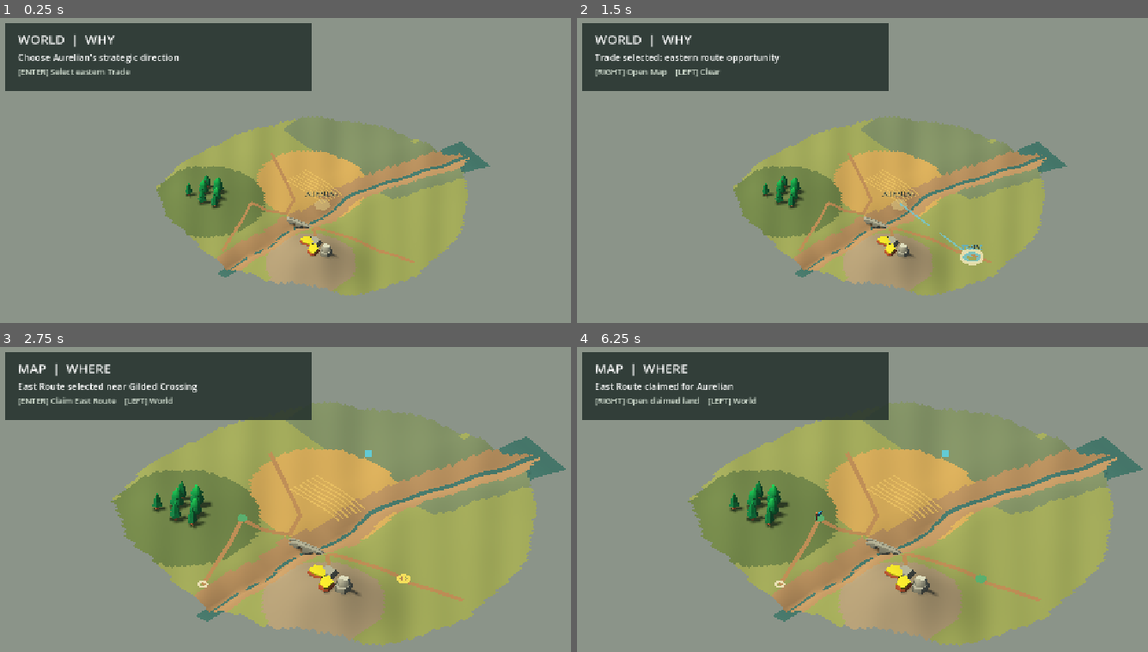
Above: before the commit, frames 1-4 (two rows, left to right).
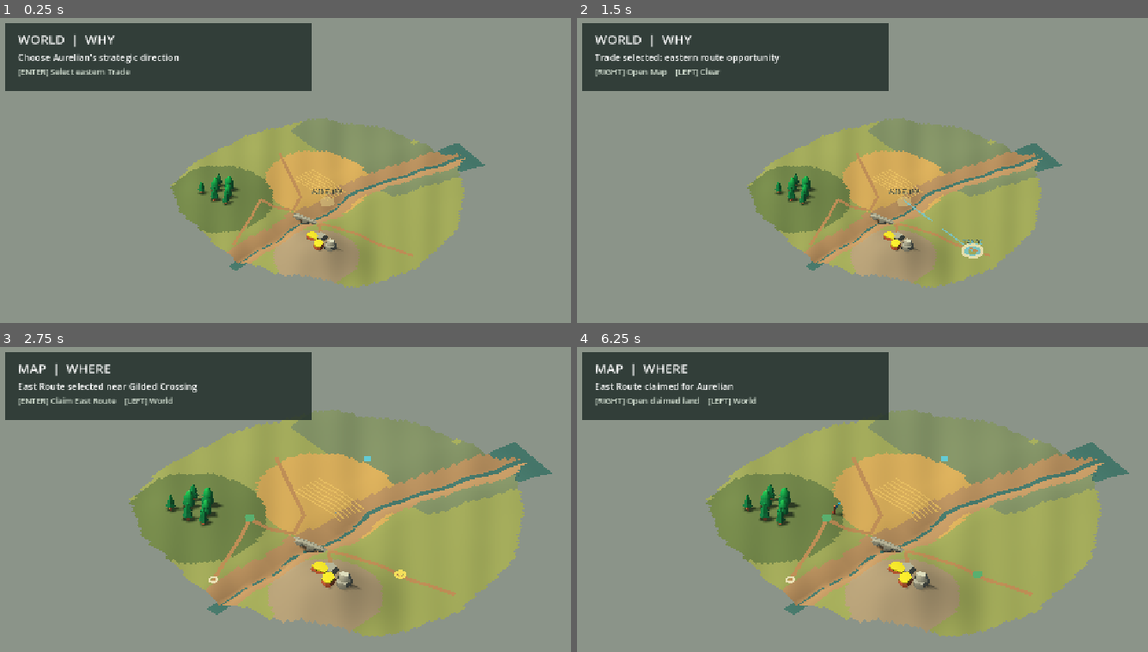
Above: after the commit, the same moments.

Repository: tomat60/pixel-nations
Game: Godot game, scene res://scenes/aurelian/playable_aurelian_entry_v1.tscn
Same seed, same stepped clock (60 frames per second), same inputs: the game is played once before the commit and once after it.
Inputs (mouse positions are in pixels of both pictures, inside the frame that each line leads up to):
- Up to frame 1 (0.25 s): no input
- Up to frame 2 (1.5 s): tap Enter (ui_accept) at 0.5, 0.77, 1.25 s; move the mouse to (1062, 182) at 0.52 s; hold Right (ui_right) 0.53-1.28 s; click (1062, 182) at 0.67 s; move the mouse to (771, 219) at 1.27 s; hold Left (ui_left) from 1.28 s (still down)
- Up to frame 3 (2.75 s): tap Enter (ui_accept) at 1.52, 2 s; move the mouse to (399, 444) at 2.02 s; release Left (ui_left) at 2.03 s; hold Right (ui_right) from 2.03 s (still down)
- Up to frame 4 (6.25 s): tap Enter (ui_accept) at 2.75, 3.02, 3.5, 3.77, 4.25, 4.52, 6.02 s; move the mouse to (873, 606) at 2.77 s; click (873, 606) at 2.92 s; move the mouse to (1113, 587) at 3.52 s; release Right (ui_right) at 3.53 s; hold Left (ui_left) 3.53-5.78 s; move the mouse to (702, 472) at 4.27 s; move the mouse to (942, 530) at 5.02 s; click (942, 530) at 5.17 s; move the mouse to (805, 432) at 5.77 s; hold Right (ui_right) from 5.78 s (still down)

The runs differ from the first frame. In frame 1, 6.3% of the frame differs, in the area x 27-86%, y 32-91%; in frame 2, 6.6%; in frame 3, 11%; in frame 4, 11%, in the area x 19-100%, y 17-99%.

Commit message:
Implement Aurelian Visible Expansion v1 (#484)
AURELIAN_VISIBLE_EXPANSION_V1_PASS

Diff:
--- /dev/null
+++ b/game/scenes/aurelian/aurelian_visible_expansion_v1_manifest.json
@@ -0,0 +1,43 @@
+{
+  "contract": "AURELIAN_VISIBLE_EXPANSION_V1",
+  "authority_issue": 482,
+  "accepted_product_baseline": "33394c20457ffa66a6cd72479001ef0c89d8dbd2",
+  "shared_geography": "aurelian_authored_terrain_v1.glb",
+  "asset_policy": "reuse repository-pinned KayKit instances only",
+  "visible_outcome": {
+    "claimed_nodes": 1,
+    "founded_nodes": 10,
+    "developed_nodes": 13,
+    "settlement_anchors": [
+      "village_green",
+      "crossing_road_edge",
+      "fields_work_edge",
+      "forest_edge",
+      "gilded_crossing"
+    ],
+    "views": ["village", "map", "world"]
+  },
+  "regressions": {
+    "first_land_claim": true,
+    "first_settlement_founding": true,
+    "session_persistence_v2": true,
+    "shared_topology": true
+  },
+  "evidence": [
+    "village-claimed-1440x900.png",
+    "village-founded-1440x900.png",
+    "map-east-route-claimed-1440x900.png",
+    "world-trade-selected-1440x900.png",
+    "playable-entry-sequence.avi"
+  ],
+  "forbidden": [
+    "new geography",
+    "new GLB",
+    "new asset family",
+    "economy",
+    "workers",
+    "timers",
+    "city nation empire mechanics",
+    "P12"
+  ]
+}
--- a/game/scenes/aurelian/production_village_v1.gd
+++ b/game/scenes/aurelian/production_village_v1.gd
@@ -8,9 +8,9 @@
 const STILL_SIZE := Vector2i(1440, 900)
 const VILLAGE_STATES := ["claimed", "founded", "developed"]
 const CAMERA_CONTRACT := {
-	"village": {"center": Vector2(390, 320), "size": 7.2},
-	"map": {"center": Vector2(500, 435), "size": 16.2},
-	"world": {"center": Vector2(500, 500), "size": 22.0},
+	"village": {"center": Vector2(372, 326), "size": 9.4},
+	"map": {"center": Vector2(500, 430), "size": 17.4},
+	"world": {"center": Vector2(500, 480), "size": 23.4},
 	"bridge": {"center": Vector2(515, 340), "size": 4.8},
 }
 
@@ -133,6 +133,7 @@
 		clone.name = derived_name
 		var multiplier := float(spec.get("scale", 1.0))
 		clone.scale = source.scale * Vector3(multiplier, multiplier, multiplier)
+		clone.rotation_degrees.y += float(spec.get("rotation_y_degrees", 0.0))
 		source.get_parent().add_child(clone)
 	return true
 
--- a/game/scenes/aurelian/production_village_v1_state_manifest.json
+++ b/game/scenes/aurelian/production_village_v1_state_manifest.json
@@ -8,20 +8,59 @@
     "Greenvale_church",
     "Greenvale_cottage_west",
     "Greenvale_cottage_south",
-    "Greenvale_workshop_north"
+    "Greenvale_workshop_north",
+    "Greenvale_cottage_east",
+    "Greenvale_cottage_lane",
+    "Greenvale_storehouse_fields",
+    "Greenvale_workshop_crossing",
+    "Greenvale_shrine_green",
+    "Greenvale_gatehouse_road"
   ],
   "derived_nodes": {
     "Greenvale_cottage_west": {
       "source": "Greenvale_blacksmith",
-      "scale": 0.68
+      "scale": 0.50,
+      "rotation_y_degrees": -18
     },
     "Greenvale_cottage_south": {
       "source": "Greenvale_barracks",
-      "scale": 0.62
+      "scale": 0.50,
+      "rotation_y_degrees": 14
     },
     "Greenvale_workshop_north": {
       "source": "Greenvale_blacksmith",
-      "scale": 0.60
+      "scale": 0.50,
+      "rotation_y_degrees": 22
+    },
+    "Greenvale_cottage_east": {
+      "source": "Greenvale_barracks",
+      "scale": 0.46,
+      "rotation_y_degrees": -24
+    },
+    "Greenvale_cottage_lane": {
+      "source": "Greenvale_blacksmith",
+      "scale": 0.43,
+      "rotation_y_degrees": 34
+    },
+    "Greenvale_storehouse_fields": {
+      "source": "Greenvale_barracks",
+      "scale": 0.50,
+      "rotation_y_degrees": 8
+    },
+    "Greenvale_workshop_crossing": {
+      "source": "Greenvale_blacksmith",
+      "scale": 0.46,
+      "rotation_y_degrees": -32
+    },
+    "Greenvale_shrine_green": {
+      "source": "Greenvale_church",
+      "scale": 0.42,
+      "rotation_y_degrees": 18
+    },
+    "Greenvale_gatehouse_road": {
+      "source": "Greenvale_barracks",
+      "scale": 0.44,
+      "rotation_y_degrees": -8
     }
   },
   "states": {
@@ -30,8 +69,19 @@
       "meaning": "claimed land with a single territorial marker"
     },
     "founded": {
-      "visible": ["Greenvale_flag", "Greenvale_blacksmith", "Greenvale_barracks", "Greenvale_cottage_west"],
-      "meaning": "first functioning settlement around the road to Gilded Crossing"
+      "visible": [
+        "Greenvale_flag",
+        "Greenvale_blacksmith",
+        "Greenvale_barracks",
+        "Greenvale_cottage_west",
+        "Greenvale_cottage_east",
+        "Greenvale_cottage_lane",
+        "Greenvale_storehouse_fields",
+        "Greenvale_workshop_crossing",
+        "Greenvale_shrine_green",
+        "Greenvale_gatehouse_road"
+      ],
+      "meaning": "a legible founded Greenvale organized around the crossing road, village green and fields edge"
     },
     "developed": {
       "visible": [
@@ -41,23 +91,44 @@
         "Greenvale_church",
         "Greenvale_cottage_west",
         "Greenvale_cottage_south",
-        "Greenvale_workshop_north"
+        "Greenvale_workshop_north",
+        "Greenvale_cottage_east",
+        "Greenvale_cottage_lane",
+        "Greenvale_storehouse_fields",
+        "Greenvale_workshop_crossing",
+        "Greenvale_shrine_green",
+        "Greenvale_gatehouse_road"
       ],
-      "meaning": "established village with a clear civic hierarchy and secondary buildings"
+      "meaning": "established village with a clear civic hierarchy, road edge and secondary work buildings"
     }
   },
   "layout_topology": {
-    "Greenvale_blacksmith": [310, 307],
-    "Greenvale_barracks": [392, 304],
+    "Greenvale_blacksmith": [300, 300],
+    "Greenvale_barracks": [395, 290],
     "Greenvale_church": [344, 236],
-    "Greenvale_flag": [354, 276],
-    "Greenvale_cottage_west": [292, 265],
-    "Greenvale_cottage_south": [370, 350],
-    "Greenvale_workshop_north": [405, 250]
+    "Greenvale_flag": [350, 315],
+    "Greenvale_cottage_west": [260, 260],
+    "Greenvale_cottage_south": [370, 365],
+    "Greenvale_workshop_north": [390, 235],
+    "Greenvale_cottage_east": [435, 250],
+    "Greenvale_cottage_lane": [285, 360],
+    "Greenvale_storehouse_fields": [390, 410],
+    "Greenvale_workshop_crossing": [455, 340],
+    "Greenvale_shrine_green": [340, 370],
+    "Greenvale_gatehouse_road": [475, 300]
+  },
+  "composition_anchors": {
+    "village_green": [350, 330],
+    "crossing_road_edge": [475, 320],
+    "fields_work_edge": [390, 410],
+    "forest_edge": [245, 205],
+    "gilded_crossing": [515, 340]
   },
   "presentation_adjustments": {
     "NorthRidge_hill_a": 0.38,
     "NorthRidge_hill_b": 0.38,
+    "Greenvale_blacksmith": 0.86,
+    "Greenvale_barracks": 0.86,
     "Bridge_GildedCrossing": 1.10
   }
 }
--- /dev/null
+++ b/game/tests/aurelian_visible_expansion_v1_test.gd
@@ -0,0 +1,55 @@
+extends SceneTree
+
+const MANIFEST_PATH := "res://scenes/aurelian/aurelian_visible_expansion_v1_manifest.json"
+const VILLAGE_PATH := "res://scenes/aurelian/production_village_v1_state_manifest.json"
+
+var failures: Array[String] = []
+
+func _init() -> void:
+	var manifest := _read_json(MANIFEST_PATH)
+	var village := _read_json(VILLAGE_PATH)
+	_check(String(manifest.get("contract", "")) == "AURELIAN_VISIBLE_EXPANSION_V1", "contract")
+	_check(int(manifest.get("authority_issue", 0)) == 482, "authority")
+	_check(String(manifest.get("shared_geography", "")) == "aurelian_authored_terrain_v1.glb", "shared_geography")
+	_check(String(manifest.get("asset_policy", "")).contains("repository-pinned"), "asset_reuse")
+	var outcome: Dictionary = manifest.get("visible_outcome", {})
+	_check(int(outcome.get("claimed_nodes", 0)) == 1, "claimed_nodes")
+	_check(int(outcome.get("founded_nodes", 0)) >= 10, "founded_density")
+	_check(int(outcome.get("developed_nodes", 0)) >= int(outcome.get("founded_nodes", 0)), "developed_superset")
+	_check((outcome.get("views", []) as Array) == ["village", "map", "world"], "view_roles")
+	var regressions: Dictionary = manifest.get("regressions", {})
+	for key in ["first_land_claim", "first_settlement_founding", "session_persistence_v2", "shared_topology"]:
+		_check(bool(regressions.get(key, false)), "regression_%s" % key)
+	var evidence: Array = manifest.get("evidence", [])
+	_check(evidence.size() == 5, "evidence_count")
+	var states: Dictionary = village.get("states", {})
+	_check(((states.get("founded", {}) as Dictionary).get("visible", []) as Array).size() == int(outcome.get("founded_nodes", 0)), "founded_manifest_parity")
+	_finish()
+
+func _read_json(path: String) -> Dictionary:
+	var file := FileAccess.open(path, FileAccess.READ)
+	if file == null:
+		_fail("open_%s" % path)
+		return {}
+	var payload = JSON.parse_string(file.get_as_text())
+	if not payload is Dictionary:
+		_fail("parse_%s" % path)
+		return {}
+	return payload as Dictionary
+
+func _check(condition: bool, label: String) -> void:
+	if not condition:
+		_fail(label)
+
+func _fail(label: String) -> void:
+	failures.append(label)
+
+func _finish() -> void:
+	if failures.is_empty():
+		print("AURELIAN_VISIBLE_EXPANSION_V1_TEST: PASS")
+		quit(0)
+		return
+	for failure in failures:
+		push_error("AURELIAN_VISIBLE_EXPANSION_V1_TEST_FAILURE: %s" % failure)
+	print("AURELIAN_VISIBLE_EXPANSION_V1_TEST: FAIL (%d)" % failures.size())
+	quit(1)
--- a/game/tests/production_village_v1_test.gd
+++ b/game/tests/production_village_v1_test.gd
@@ -1,6 +1,7 @@
 extends SceneTree
 
 const STATE_MANIFEST_PATH := "res://scenes/aurelian/production_village_v1_state_manifest.json"
+const EXPANSION_MANIFEST_PATH := "res://scenes/aurelian/aurelian_visible_expansion_v1_manifest.json"
 const PRODUCTION_SCRIPT := preload("res://scenes/aurelian/production_village_v1.gd")
 
 var failures: Array[String] = []
@@ -22,23 +23,27 @@
 	_check(String(manifest.get("default_state", "")) == "developed", "default_state")
 	_check(PRODUCTION_SCRIPT.VILLAGE_STATES == ["claimed", "founded", "developed"], "script_state_order")
 	_check(PRODUCTION_SCRIPT.STATE_MANIFEST_PATH == STATE_MANIFEST_PATH, "script_manifest_path")
+	_check(PRODUCTION_SCRIPT.CAMERA_CONTRACT["village"]["size"] >= 8.5, "expanded_village_framing")
+	_check(PRODUCTION_SCRIPT.CAMERA_CONTRACT["map"]["size"] >= 17.0, "expanded_map_framing")
+	_check(PRODUCTION_SCRIPT.CAMERA_CONTRACT["world"]["size"] >= 23.0, "expanded_world_framing")
 
 	var all_nodes: Array = manifest.get("all_nodes", [])
-	_check(all_nodes.size() == 7, "all_nodes_count")
+	_check(all_nodes.size() == 13, "all_nodes_count")
 	for node_name in [
 		"Greenvale_flag", "Greenvale_blacksmith", "Greenvale_barracks", "Greenvale_church",
-		"Greenvale_cottage_west", "Greenvale_cottage_south", "Greenvale_workshop_north"
+		"Greenvale_cottage_west", "Greenvale_cottage_south", "Greenvale_workshop_north",
+		"Greenvale_cottage_east", "Greenvale_cottage_lane", "Greenvale_storehouse_fields",
+		"Greenvale_workshop_crossing", "Greenvale_shrine_green", "Greenvale_gatehouse_road"
 	]:
 		_check(all_nodes.has(node_name), "node_%s" % node_name)
 
 	var derived: Dictionary = manifest.get("derived_nodes", {})
-	_check(derived.size() == 3, "derived_nodes_count")
-	for node_name in ["Greenvale_cottage_west", "Greenvale_cottage_south", "Greenvale_workshop_north"]:
-		_check(derived.has(node_name), "derived_%s" % node_name)
-		if derived.has(node_name):
-			var spec: Dictionary = derived[node_name]
-			_check(String(spec.get("source", "")).begins_with("Greenvale_"), "derived_source_%s" % node_name)
-			_check(float(spec.get("scale", 1.0)) < 0.8, "derived_scale_%s" % node_name)
+	_check(derived.size() == 9, "derived_nodes_count")
+	for node_name in derived.keys():
+		var spec: Dictionary = derived[node_name]
+		_check(String(spec.get("source", "")).begins_with("Greenvale_"), "derived_source_%s" % node_name)
+		_check(float(spec.get("scale", 1.0)) < 0.8, "derived_scale_%s" % node_name)
+		_check(abs(float(spec.get("rotation_y_degrees", 0.0))) <= 45.0, "derived_rotation_%s" % node_name)
 
 	var states: Dictionary = manifest.get("states", {})
 	for state_name in ["claimed", "founded", "developed"]:
@@ -49,22 +54,27 @@
 		var founded: Array = (states["founded"] as Dictionary).get("visible", [])
 		var developed: Array = (states["developed"] as Dictionary).get("visible", [])
 		_check(claimed == ["Greenvale_flag"], "claimed_single_marker")
-		_check(founded.size() == 4, "founded_structure_count")
-		_check(developed.size() == 7, "developed_structure_count")
+		_check(founded.size() == 10, "founded_structure_count")
+		_check(developed.size() == 13, "developed_structure_count")
 		for node_name in claimed:
 			_check(founded.has(node_name), "claimed_subset_founded_%s" % node_name)
 		for node_name in founded:
 			_check(developed.has(node_name), "founded_subset_developed_%s" % node_name)
 
 	var layout: Dictionary = manifest.get("layout_topology", {})
-	_check(layout.size() == 7, "layout_count")
+	_check(layout.size() == 13, "layout_count")
 	for node_name in all_nodes:
 		_check(layout.has(node_name), "layout_%s" % node_name)
 		if layout.has(node_name):
 			var coords: Array = layout[node_name]
 			_check(coords.size() == 2, "layout_coords_%s" % node_name)
 			if coords.size() == 2:
-				_check(float(coords[0]) < 455.0, "greenvale_west_of_bridge_%s" % node_name)
+				_check(float(coords[0]) < 515.0, "greenvale_west_of_bridge_%s" % node_name)
+				_check(float(coords[1]) < 420.0, "greenvale_north_of_fields_%s" % node_name)
+
+	var anchors: Dictionary = manifest.get("composition_anchors", {})
+	for anchor_name in ["village_green", "crossing_road_edge", "fields_work_edge", "forest_edge", "gilded_crossing"]:
+		_check(anchors.has(anchor_name), "composition_anchor_%s" % anchor_name)
 
 	var adjustments: Dictionary = manifest.get("presentation_adjustments", {})
 	_check(float(adjustments.get("NorthRidge_hill_a", 1.0)) <= 0.4, "hill_a_strongly_reduced")
Not shown, changed: .github/workflows/godot-playable-aurelian-entry-v1.yml
